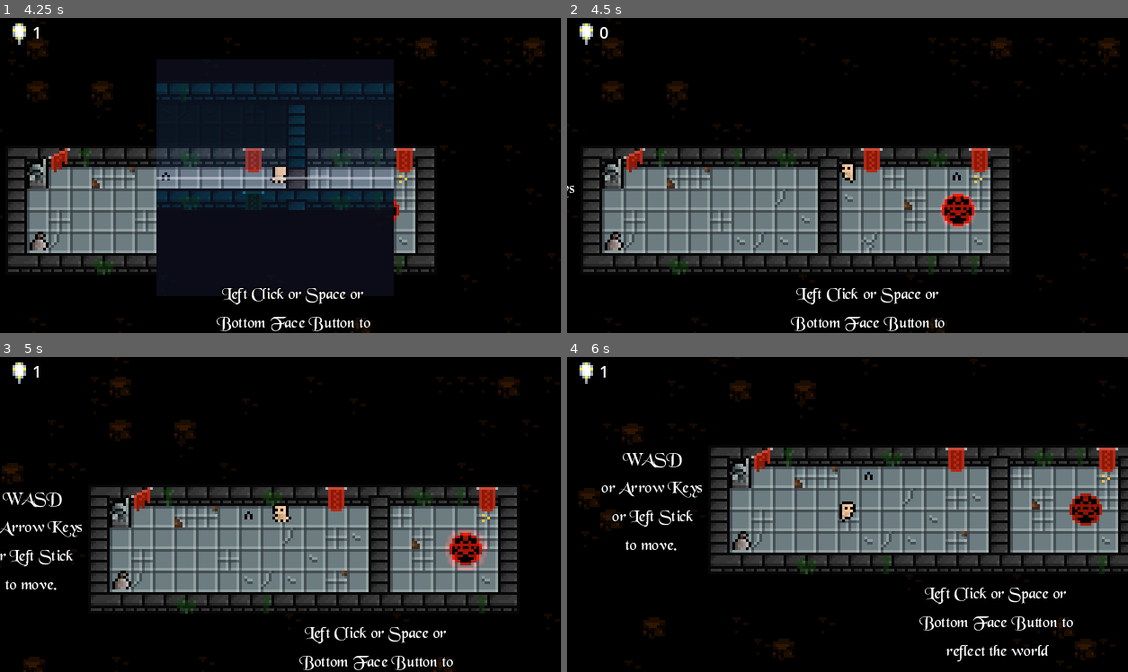
Above: before the commit, frames 1-4 (two rows, left to right).
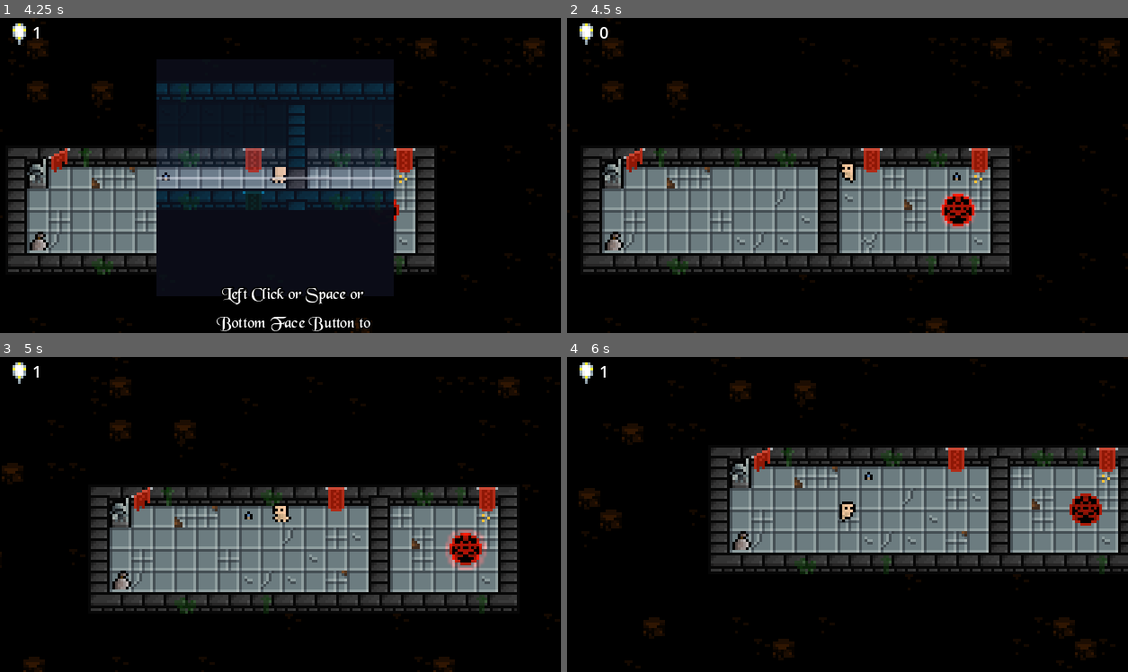
Above: after the commit, the same moments.

Repository: Medow3/Occulant
Game: Godot game, scene res://src/UI/main_menu/main_menu.tscn
Two runs of this game, one before a commit and one after it. Both use one fixed random seed, a clock stepped at 60 frames per second and the inputs below.
Inputs (mouse positions are in pixels of both pictures, inside the frame that each line leads up to):
- Up to frame 1 (4.25 s): click "Play" at 0.5 s; move the mouse to (403, 159) at 1.27 s; hold D (Right) 1.28-2.03 s; tap E (Redo) at 1.35, 2.3, 3.6 s; tap Q (Undo) at 1.55, 2.1, 3.05 s; move the mouse to (168, 191) at 2.02 s; hold S (Down) 2.03-2.78 s; move the mouse to (336, 106) at 2.77 s; hold D (Right) 2.78-3.53 s; click (336, 106) at 2.85 s; move the mouse to (252, 238) at 3.52 s; hold W (Up) from 3.53 s (still down)
- Up to frame 2 (4.5 s): tap Enter at 4.25 s; move the mouse to (1015, 222) at 4.27 s; release W (Up) at 4.28 s; hold A (Left) from 4.28 s (still down); tap Space (Reflect) at 4.35 s
- Up to frame 3 (5 s): keep holding A (Left); tap Q (Undo) at 4.55 s
- Up to frame 4 (6 s): move the mouse to (679, 467) at 5.02 s; tap Q (Undo) at 5.1 s; tap E (Redo) at 5.3, 5.85 s; move the mouse to (875, 514) at 5.77 s; release A (Left) at 5.78 s; hold S (Down) from 5.78 s (still down)

Frame 1 is identical in both runs. In frame 2, 0.8% of the frame differs, in the area x 0-68%, y 53-100%; in frame 3, 1.6%; in frame 4, 1.9%, in the area x 6-91%, y 30-97%.

Commit message:
Finish basic tutorials

Diff:
--- /dev/null
+++ b/src/UI/tutorial_label.gd
@@ -0,0 +1,9 @@
+extends Label
+
+
+func _ready() -> void:
+	var player: Player = get_tree().get_first_node_in_group("Player")
+	player.about_to_reflect.connect(_go_away)
+
+func _go_away() -> void:
+	visible = false
--- a/src/UI/tutorial_label.tscn
+++ b/src/UI/tutorial_label.tscn
@@ -1,6 +1,7 @@
-[gd_scene load_steps=2 format=3 uid="uid://q0wc4hpplv0"]
+[gd_scene load_steps=3 format=3 uid="uid://q0wc4hpplv0"]
 
 [ext_resource type="FontFile" uid="uid://mu7uis4wp445" path="res://assets/fonts/13487095304649/BLKCHCRY.TTF" id="1_deyl5"]
+[ext_resource type="Script" path="res://src/UI/tutorial_label.gd" id="2_ekqdl"]
 
 [node name="tutorial_label" type="Label"]
 z_index = 6
@@ -15,3 +16,4 @@
 theme_override_font_sizes/font_size = 6
 horizontal_alignment = 1
 autowrap_mode = 3
+script = ExtResource("2_ekqdl")
--- a/src/player/player.tscn
+++ b/src/player/player.tscn
@@ -926,7 +926,7 @@
 transitions = ["Start", "idle", SubResource("AnimationNodeStateMachineTransition_30jhc"), "idle", "walk", SubResource("AnimationNodeStateMachineTransition_hiwrf"), "walk", "idle", SubResource("AnimationNodeStateMachineTransition_2evrt")]
 graph_offset = Vector2(-314, -27)
 
-[node name="Player" type="CharacterBody2D"]
+[node name="Player" type="CharacterBody2D" groups=["Player"]]
 position = Vector2(4, 4)
 script = ExtResource("1_br3ru")
 reflection_sfx = SubResource("Resource_a6o6b")
--- a/src/puzzle/puzzles/puzzle2.tscn
+++ b/src/puzzle/puzzles/puzzle2.tscn
@@ -32,3 +32,6 @@
 next_puzzle_path = "res://src/puzzle/puzzles/puzzle3.tscn"
 
 [node name="tutorial_label" parent="." instance=ExtResource("5_a6dsv")]
+offset_left = 69.0
+offset_right = 108.0
+text = "R or Start to Restart the level"
--- a/src/puzzle/puzzles/puzzle3.tscn
+++ b/src/puzzle/puzzles/puzzle3.tscn
@@ -1,9 +1,10 @@
-[gd_scene load_steps=5 format=3 uid="uid://dq27rpxqwi6br"]
+[gd_scene load_steps=6 format=3 uid="uid://dq27rpxqwi6br"]
 
 [ext_resource type="Script" path="res://src/puzzle/puzzle.gd" id="1_gplbh"]
 [ext_resource type="TileSet" uid="uid://biq2c0ot54uig" path="res://src/resources/puzzle_tileset.tres" id="2_ill3a"]
 [ext_resource type="PackedScene" uid="uid://cdpcdj7s5841v" path="res://src/player/player.tscn" id="3_evjym"]
 [ext_resource type="PackedScene" uid="uid://c550ra3vrymql" path="res://src/go_to_next_puzzle.tscn" id="4_al6uk"]
+[ext_resource type="PackedScene" uid="uid://q0wc4hpplv0" path="res://src/UI/tutorial_label.tscn" id="5_pixjv"]
 
 [node name="puzzle3" type="Node2D"]
 script = ExtResource("1_gplbh")
@@ -30,3 +31,17 @@
 [node name="GoToNextPuzzle" parent="." instance=ExtResource("4_al6uk")]
 position = Vector2(208, -16)
 next_puzzle_path = "res://src/puzzle/puzzles/puzzle3_5.tscn"
+
+[node name="tutorial_label" parent="." instance=ExtResource("5_pixjv")]
+offset_left = 51.0
+offset_top = -33.0
+offset_right = 90.0
+offset_bottom = -3.0
+text = "Q or Face Button Left to Undo"
+
+[node name="tutorial_label2" parent="." instance=ExtResource("5_pixjv")]
+offset_left = 50.0
+offset_top = 52.0
+offset_right = 89.0
+offset_bottom = 82.0
+text = "E or Face Button Top to Redo"
